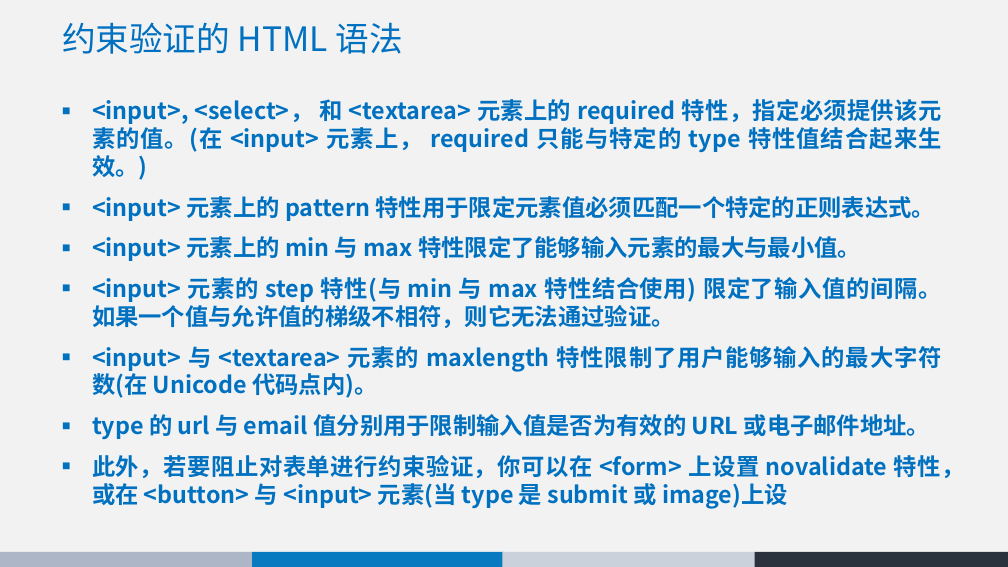
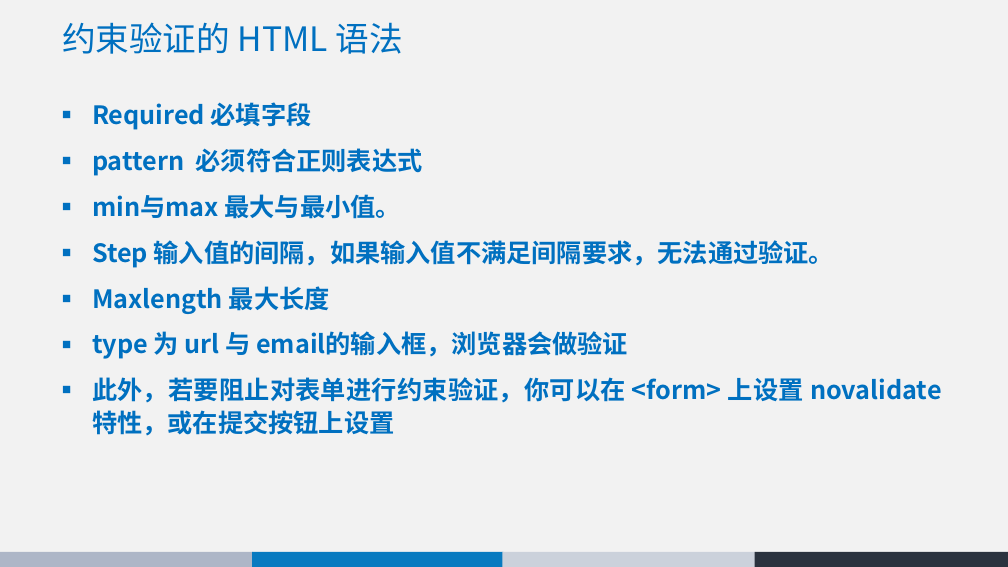
Before and after one commit to chunchill/WEB-Training, a slide deck: slide 48 of 01html5/HTML5 - York.pptx (slide 51 before the commit). Drawn at 1008x567 pixels with LibreOffice and Linux fonts; fonts in the diff are those of the drawing. Boxes give left, top, right and bottom in pixels: in the first picture for what was removed or moved away, otherwise in the second. Text is boxed around its words. In the diff, an @@ line names an element or a change of style, - is before the commit and + after.

```diff
--- a/01html5/HTML5 - York.pptx
+++ b/01html5/HTML5 - York.pptx
@@ text at bbox=[92, 102, 942, 436]: text changed; size 22.2 to 24 pt @@
-■ <input>, <select>， 和 <textarea> 元素上的 required 特性，指定必须提供该元素的值。(在 <input> 元素上， required 只能与特定的 type 特性值结合起来生效。)
-■ <input> 元素上的 pattern 特性用于限定元素值必须匹配一个特定的正则表达式。
-■ <input> 元素上的 min 与 max 特性限定了能够输入元素的最大与最小值。
-■ <input> 元素的 step 特性(与 min 与 max 特性结合使用) 限定了输入值的间隔。如果一个值与允许值的梯级不相符，则它无法通过验证。
-■ <input> 与 <textarea> 元素的 maxlength 特性限制了用户能够输入的最大字符数(在 Unicode 代码点内)。
-■ type 的 url 与 email 值分别用于限制输入值是否为有效的 URL 或电子邮件地址。
-■ 此外，若要阻止对表单进行约束验证，你可以在 <form> 上设置 novalidate 特性，或在 <button> 与 <input> 元素(当 type 是 submit 或 image)上设
+■ Required 必填字段
+■ pattern 必须符合正则表达式
+■ min与max 最大与最小值。
+■ Step 输入值的间隔，如果输入值不满足间隔要求，无法通过验证。
+■ Maxlength 最大长度
+■ type 为 url 与 email的输入框，浏览器会做验证
+■ 此外，若要阻止对表单进行约束验证，你可以在 <form> 上设置 novalidate 特性，或在提交按钮上设置
```
Also in this commit, not shown: 23 other slides changed, 2 slides added, 9 slides removed.
